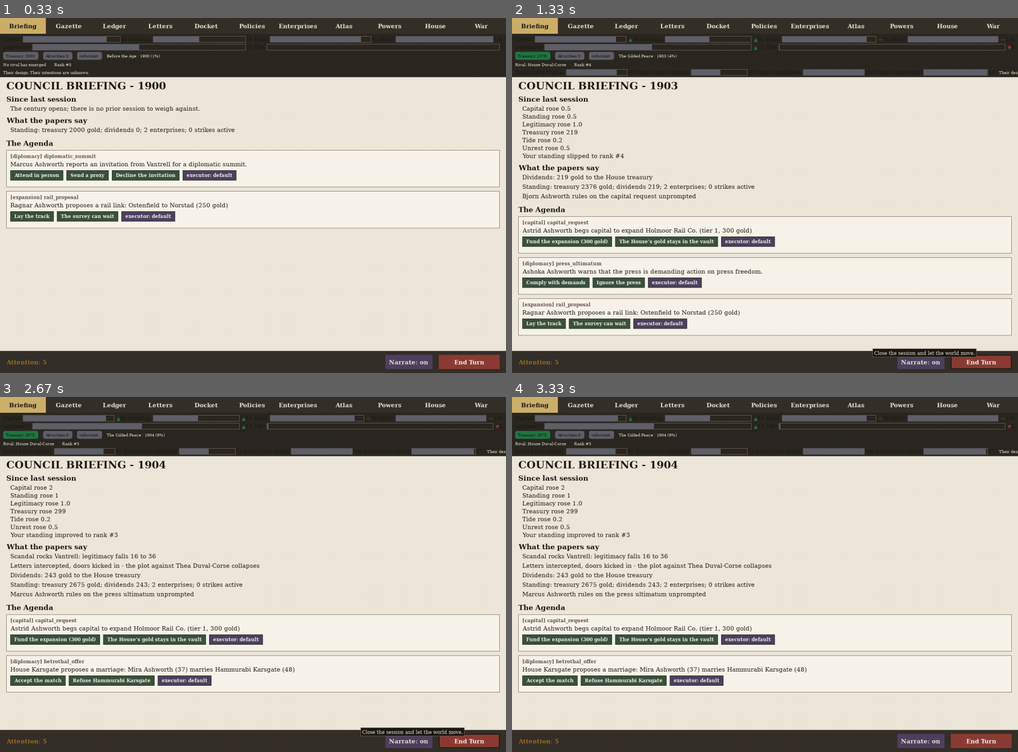
Above: before the commit, frames 1-4 (two rows, left to right).
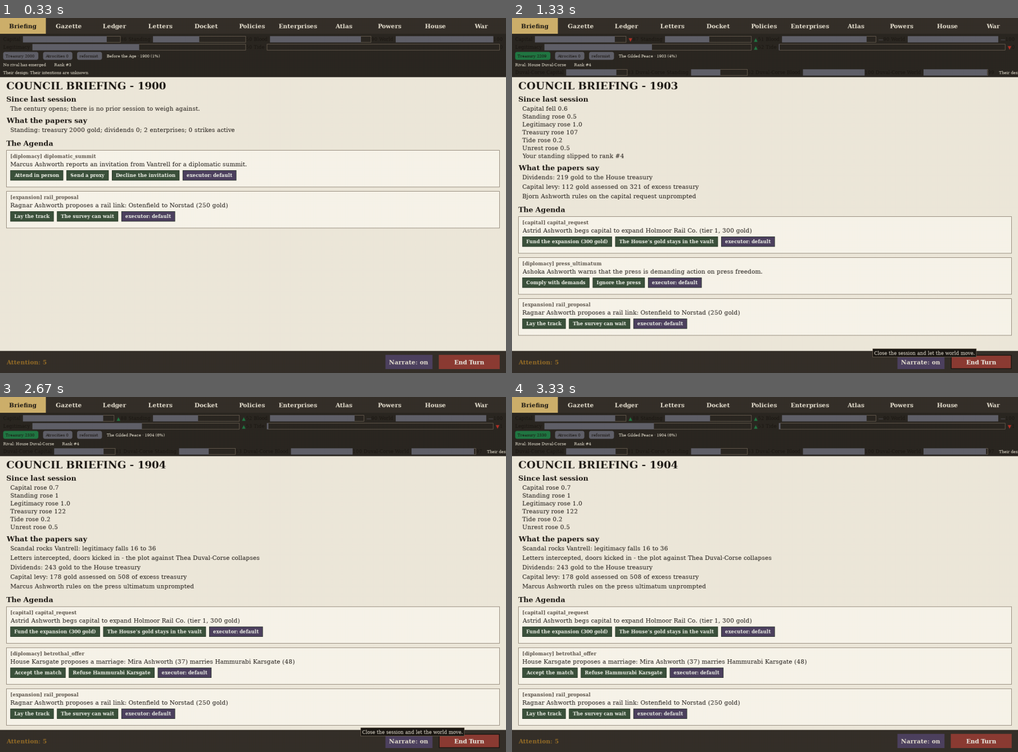
Above: after the commit, the same moments.

Repository: civersen222/Guilded-Age
Game: pygame game, started from gilded/__main__.py
Same seed, same stepped clock (60 frames per second), same inputs: the game is played once before the commit and once after it.
Inputs (mouse positions are in pixels of both pictures, inside the frame that each line leads up to):
- Up to frame 1 (0.33 s): no input
- Up to frame 2 (1.33 s): click "End Turn" at 0.38 s; click "Enterprises" at 0.72 s; click "End Turn" at 1.05 s
- Up to frame 3 (2.67 s): click "Enterprises" at 1.38 s; click (263, 453) at 1.72 s; click "Enterprises" at 2.05 s; click "End Turn" at 2.38 s
- Up to frame 4 (3.33 s): click (694, 499) at 2.72 s

Frame 1 is identical in both runs. In frame 2, 0.4% of the frame differs, in the area x 2-48%, y 5-49%; in frame 3, 11%, in the area x 1-99%, y 5-93%; in frame 4, 11%.

Commit message:
11I: capital levy - the state taxes treasury excess above the starting purse each turn; pin the money supply with test_money_supply

Diff:
--- a/gilded/chassis.py
+++ b/gilded/chassis.py
@@ -13,7 +13,7 @@
 from typing import Dict, List, Optional
 
 from gilded.world import generate_atlas
-from gilded.houses import assign_houses
+from gilded.houses import STARTING_TREASURY, assign_houses
 from gilded.enterprises import (Enterprise, capacity_out, director_skim,
                                 found_enterprise, tick_construction)
 from gilded.market import Market, tech_mod_for
@@ -44,6 +44,7 @@
 }
 TURN_BUDGET = 70                  # the century, at a year and a half a turn
 YEAR_START = 1900
+CAPITAL_LEVY_RATE = 0.35          # share of above-base treasury taken each turn
 
 
 def year_of(turn: int) -> int:
@@ -384,7 +385,19 @@
                 self.directives[h].set_stance("labor", -100)
             self._emit(msgs, "gazette", h)
 
-        # 8.5 the Director reads the resolved turn and chronicles it
+        # 8.5 the capital levy: the state takes a share of any treasury
+        #      wealth above the starting purse - the excess that the
+        #      enterprises minted this age is taxed, not kept
+        for h in sorted(self.houses):
+            excess = self.houses[h].treasury - STARTING_TREASURY
+            if excess > 0:
+                levy = CAPITAL_LEVY_RATE * excess
+                self.houses[h].debit(self.turn, "capital levy", levy)
+                self._emit([f"Capital levy: {levy:.0f} gold assessed on "
+                            f"{excess:.0f} of excess treasury"],
+                           "ledger", h)
+
+        # 8.6 the Director reads the resolved turn and chronicles it
         self.events.extend(self.director.observe(self))
 
         # 9. endings, then the next morning's paper
--- a/gilded/houses.py
+++ b/gilded/houses.py
@@ -15,7 +15,7 @@
     "reparations paid", "reparations received", "share purchase",
     "tax farm lease", "trade concession", "military grant",
     "diplomatic summit", "press compliance", "reform endorsement",
-    "courtier appeasement",
+    "courtier appeasement", "capital levy",
 })
 
 HOUSE_NAMES = ["Vantrell", "Karsgate", "Mordaine", "Ashworth", "Ferrenholt",
--- a/gilded/tests/test_grip.py
+++ b/gilded/tests/test_grip.py
@@ -830,7 +830,9 @@
     g.end_turn()
     share_purchases = abs(sum(amt for _, label, amt in house_obj.journal[journal_len:]
                               if label == "share purchase" and amt < 0))
-    chassis_dividend = (house_obj.treasury - before_treasury) + share_purchases
+    capital_levy = abs(sum(amt for _, label, amt in house_obj.journal[journal_len:]
+                            if label == "capital levy" and amt < 0))
+    chassis_dividend = (house_obj.treasury - before_treasury) + share_purchases + capital_levy
 
     # Now get the grip report dividend
     rep = grip.report(g, house_a)
--- /dev/null
+++ b/gilded/tests/test_money_supply.py
@@ -0,0 +1,68 @@
+"""STAGE 11I: the world is printing money - pin the capital levy.
+
+The levy takes a share of each House's treasury above the starting
+purse at the end of every turn. Without it, seed 7 twelve turns of
+end_turn() mints money: the total treasury inflates past the band and
+three Houses drift more than 40% from their base purse.
+"""
+
+import gilded.chassis as chassis
+from gilded.ai import ai_turn
+from gilded.chassis import CAPITAL_LEVY_RATE, GildedGame
+from gilded.houses import STARTING_TREASURY
+
+SEED = 7
+TURNS = 12
+TOTAL_LO, TOTAL_HI = 13141, 16061
+
+
+def _run(seed: int = SEED, turns: int = TURNS) -> GildedGame:
+    g = GildedGame(seed=seed)
+    for _ in range(turns):
+        for h in sorted(g.houses):
+            ai_turn(g, h)
+        g.end_turn()
+    return g
+
+
+def test_levy_rate_is_set():
+    # the mechanism exists and is a genuine share of the excess
+    assert 0.0 < CAPITAL_LEVY_RATE < 1.0
+
+
+def test_total_treasury_stays_in_band():
+    g = _run()
+    total = sum(h.treasury for h in g.houses.values())
+    assert TOTAL_LO <= total <= TOTAL_HI, f"total {total} outside {TOTAL_LO}-{TOTAL_HI}"
+
+
+def test_every_house_within_40pct_of_base_purse():
+    g = _run()
+    for name, h in g.houses.items():
+        drift = abs(h.treasury - STARTING_TREASURY) / STARTING_TREASURY
+        assert drift <= 0.40, f"{name} drift {drift:.2f} exceeds 40% of base purse"
+
+
+def test_levy_drains_excess_not_base():
+    # a house above its base purse is levied; a house at or below it is not
+    g = _run(turns=1)
+    levied = {name for name, h in g.houses.items()
+              if any(note == "capital levy" for _, note, _ in h.journal)}
+    for name, h in g.houses.items():
+        if h.treasury > STARTING_TREASURY:
+            assert name in levied, f"{h.name} above base purse must be levied"
+        else:
+            assert name not in levied, f"{h.name} at or below base purse must not be levied"
+
+
+def test_levy_absent_inflates_total():
+    # the pinned mechanism: with the levy zeroed, the total inflates
+    # out of the band - the fix is the levy, not a coincidence of the seed
+    old = chassis.CAPITAL_LEVY_RATE
+    try:
+        chassis.CAPITAL_LEVY_RATE = 0.0
+        g = _run()
+    finally:
+        chassis.CAPITAL_LEVY_RATE = old
+    total = sum(h.treasury for h in g.houses.values())
+    assert total > TOTAL_HI, f"without the levy the world prints money: {total}"
--- a/gilded/tests/test_treasury_journal.py
+++ b/gilded/tests/test_treasury_journal.py
@@ -215,7 +215,7 @@
 # ── Rule 11 — label set is closed ─────────────────────────────────────
 
 def test_treasury_labels_count():
-    assert len(TREASURY_LABELS) == 19
+    assert len(TREASURY_LABELS) == 20
 
 
 def test_treasury_labels_contains_expected():
@@ -225,7 +225,7 @@
         "reparations paid", "reparations received", "share purchase",
         "tax farm lease", "trade concession", "military grant",
         "diplomatic summit", "press compliance", "reform endorsement",
-        "courtier appeasement",
+        "courtier appeasement", "capital levy",
     }
     assert TREASURY_LABELS == expected
 
@@ -553,7 +553,7 @@
 
 
 def test_treasury_frozenset_immutable():
-    assert len(TREASURY_LABELS) == 19
+    assert len(TREASURY_LABELS) == 20
     try:
         TREASURY_LABELS.add("fake")
         assert False, "frozenset should not allow addition"
